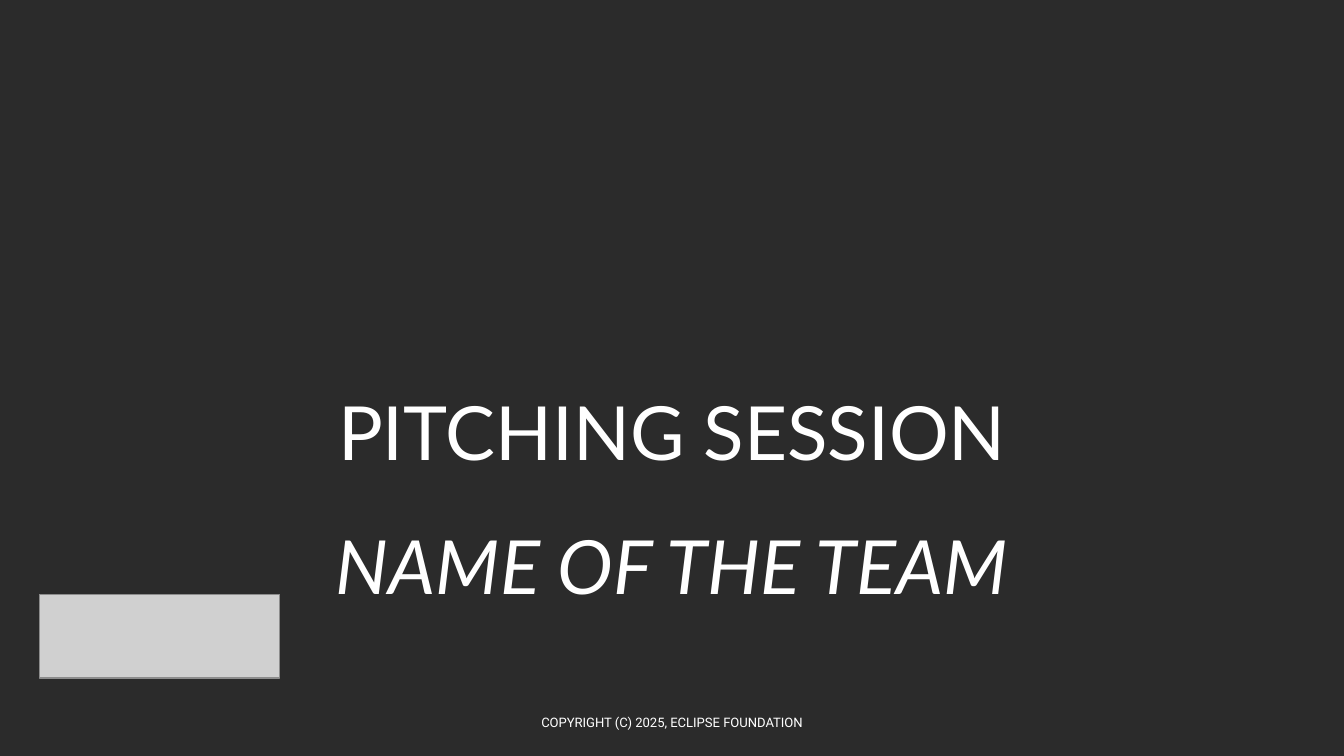
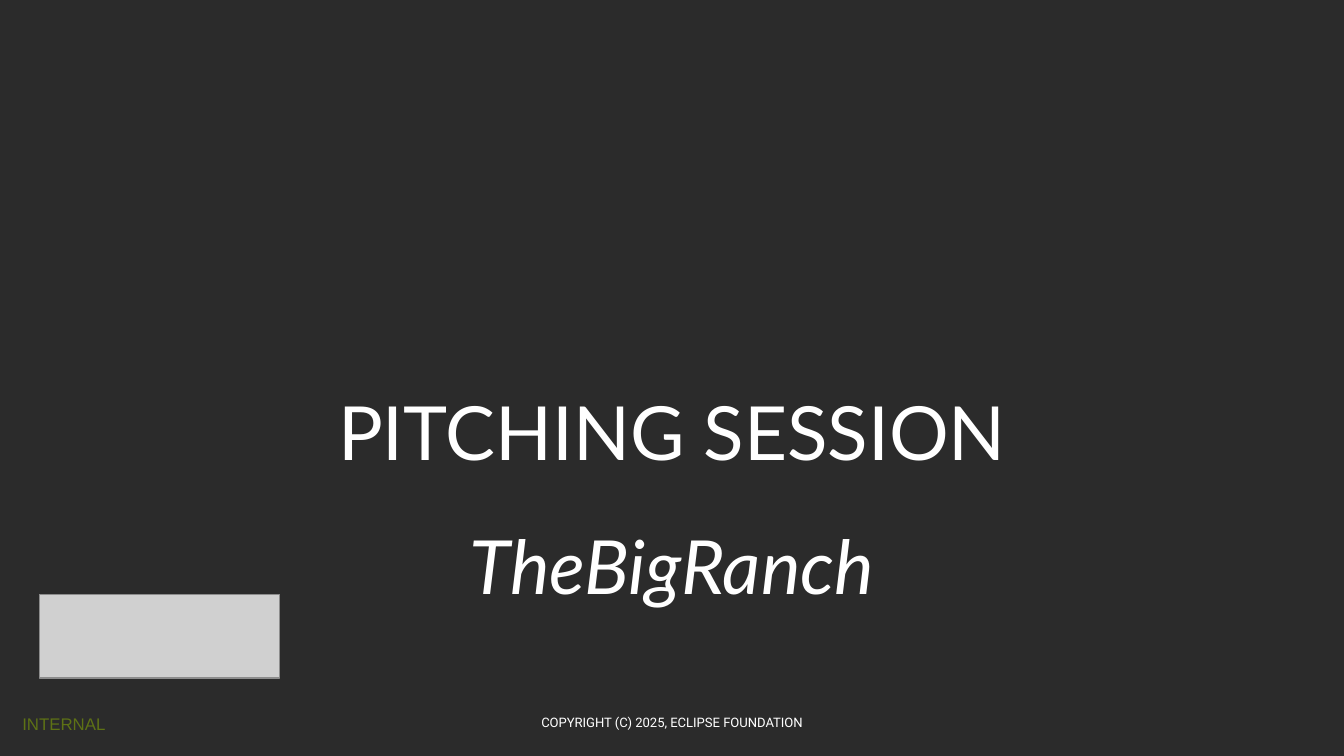
Before and after one commit to Eclipse-SDV-Hackathon-Chapter-Three/TheBigRanch, a slide deck: slide 2 of SDV Hackathon 2025 - Pitching Slides Template.pptx. Drawn at 1344x756 pixels with LibreOffice and Linux fonts; fonts in the diff are those of the drawing; grey boxes stand for pictures; background and template pictures are left out; a plain dark background stands for a picture behind light text. Boxes give left, top, right and bottom in pixels: in the first picture for what was removed or moved away, otherwise in the second. Text is boxed around its words. In the diff, an @@ line names an element or a change of style, - is before the commit and + after.

```diff
--- a/SDV Hackathon 2025 - Pitching Slides Template.pptx
+++ b/SDV Hackathon 2025 - Pitching Slides Template.pptx
@@ text at (338,406,1006,608): text changed @@
-PITCHING SESSION
-NAME OF THE TEAM
+PITCHING SESSION
+TheBigRanch
@@ text added at (22,719,105,730), 9 pt, text #91B900 at 50% opacity @@
+INTERNAL
```
Also in this commit, not shown: 7 other slides changed, 2 slides added, 2 slides removed.
